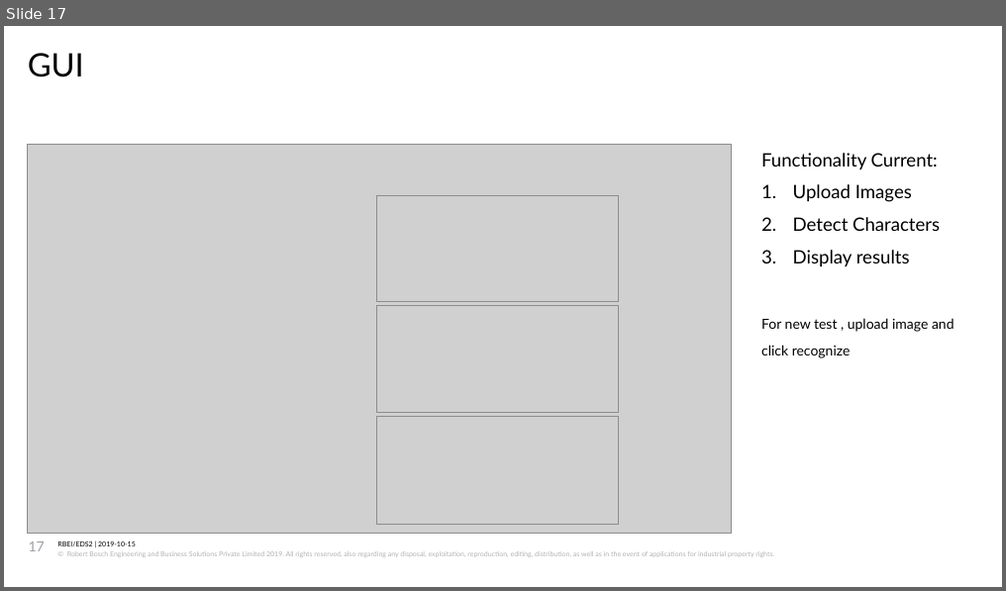
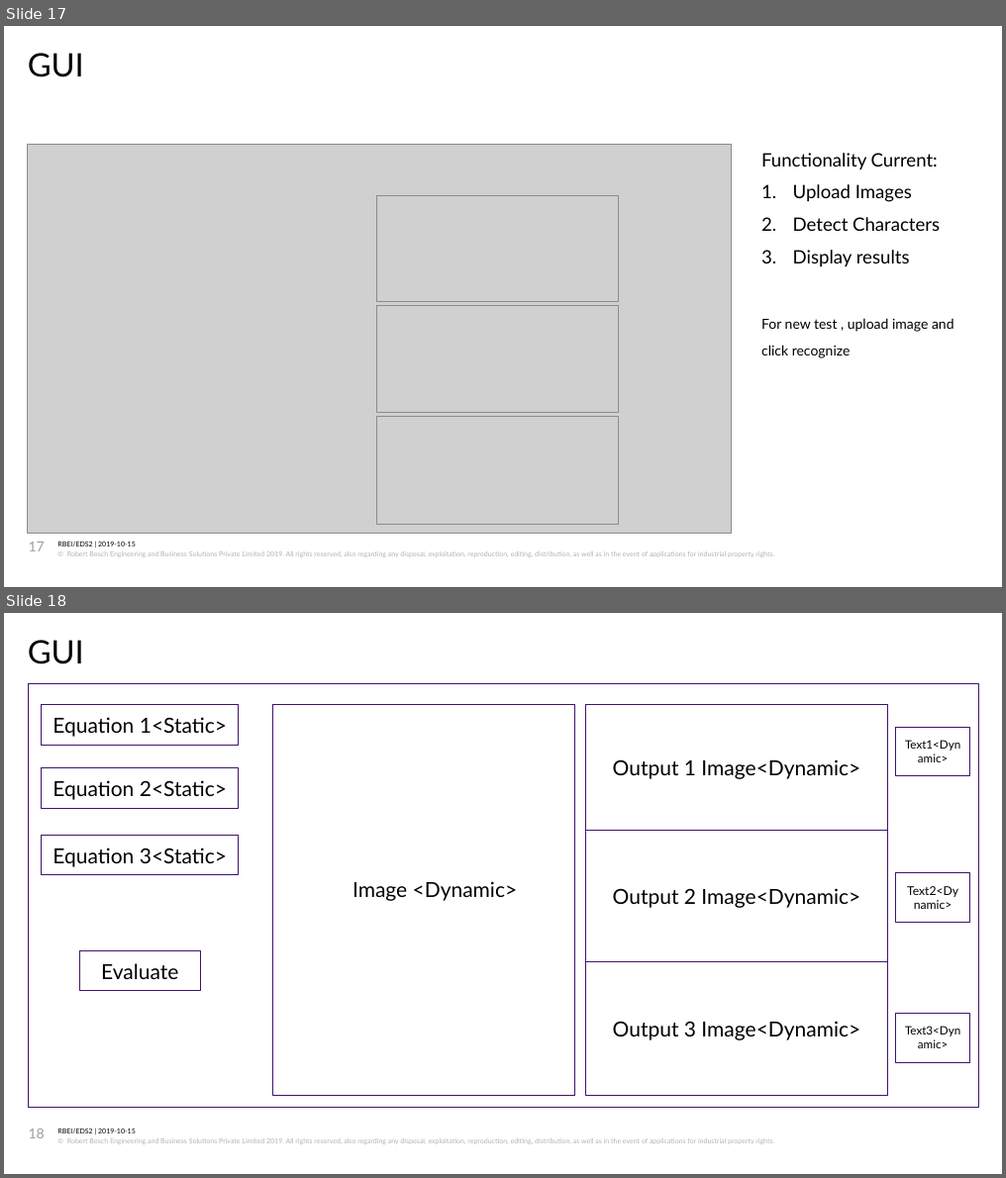
Before and after one commit to bijonguha/Bosch, a slide deck: intel_ocr/docs/intel_review_5thNov_V2.0.pptx. Shown one above the other, each under a label of ours: slide 17 before the commit, slides 17 and 18 after it. The pictures are 1006x591 and 1006x1178 pixels, drawn with LibreOffice and Linux fonts; fonts in the diff are those of the drawing; grey boxes stand for pictures; background and template pictures are left out. Boxes give left, top, right and bottom in pixels: in the first picture for what was removed or moved away, otherwise in the second. Text is boxed around its words. In the diff, an @@ line names an element or a change of style, - is before the commit and + after.

```diff
--- a/intel_ocr/docs/intel_review_5thNov_V2.0.pptx
+++ b/intel_ocr/docs/intel_review_5thNov_V2.0.pptx
@@ slide 18 added at (4, 613, 1002, 1174), background #FFFFFF; not listed: 2 template elements that a slide beside it also shows @@
@@ text added at (28, 640, 84, 664), 28 pt, text #000000 @@
+GUI
@@ rectangle added at (28, 683, 978, 1106), outline #3F136C 0.75 pt @@
@@ rectangle added at (42, 704, 239, 745), outline #3F136C 0.75 pt, 18 pt, text #000000 @@
+Equation 1<Static>
@@ rectangle added at (272, 704, 574, 1095), outline #3F136C 0.75 pt @@
@@ rectangle added at (585, 704, 887, 830), outline #3F136C 0.75 pt, 18 pt, text #000000 @@
+Output 1 Image<Dynamic>
@@ rectangle added at (895, 727, 969, 776), outline #3F136C 0.75 pt, 10 pt, text #000000 @@
+Text1<Dynamic>
@@ rectangle added at (42, 767, 239, 808), outline #3F136C 0.75 pt, 18 pt, text #000000 @@
+Equation 2<Static>
@@ rectangle added at (42, 835, 239, 875), outline #3F136C 0.75 pt, 18 pt, text #000000 @@
+Equation 3<Static>
@@ rectangle added at (585, 830, 887, 961), outline #3F136C 0.75 pt, 18 pt, text #000000 @@
+Output 2 Image<Dynamic>
@@ rectangle added at (895, 873, 969, 922), outline #3F136C 0.75 pt, 10.5 pt, text #000000 @@
+Text2<Dynamic>
@@ text added at (352, 881, 518, 901), 18 pt, text #000000 @@
+Image <Dynamic>
@@ rectangle added at (79, 952, 201, 991), outline #3F136C 0.75 pt, 18 pt, text #000000 @@
+Evaluate
@@ rectangle added at (585, 962, 887, 1096), outline #3F136C 0.75 pt, 18 pt, text #000000 @@
+Output 3 Image<Dynamic>
@@ rectangle added at (895, 1013, 969, 1062), outline #3F136C 0.75 pt, 10 pt, text #000000 @@
+Text3<Dynamic>
@@ page number added at (29, 1129, 45, 1139), 12 pt, text #999FA6 @@
+18
```
Also in this commit, not shown: 4 other files.
